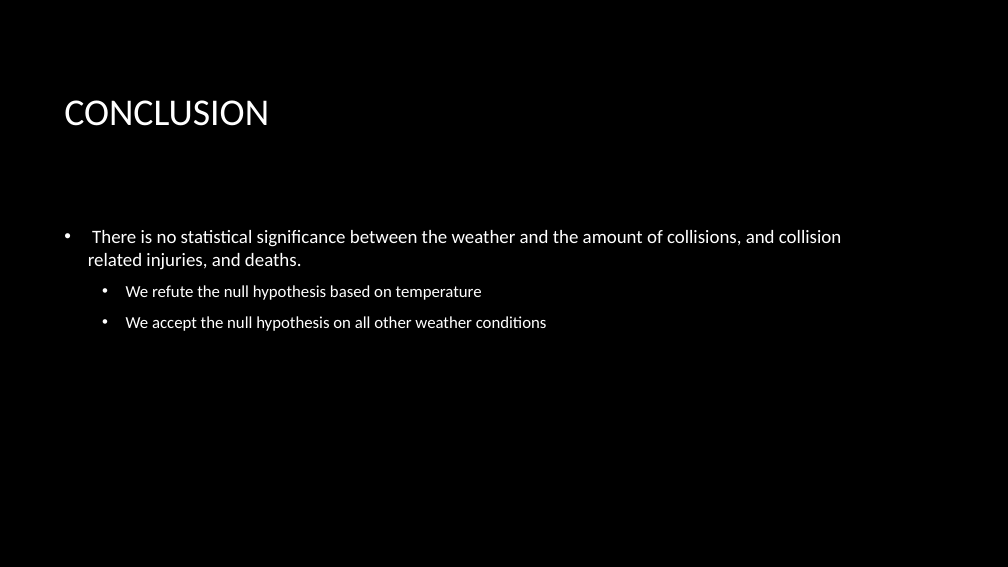
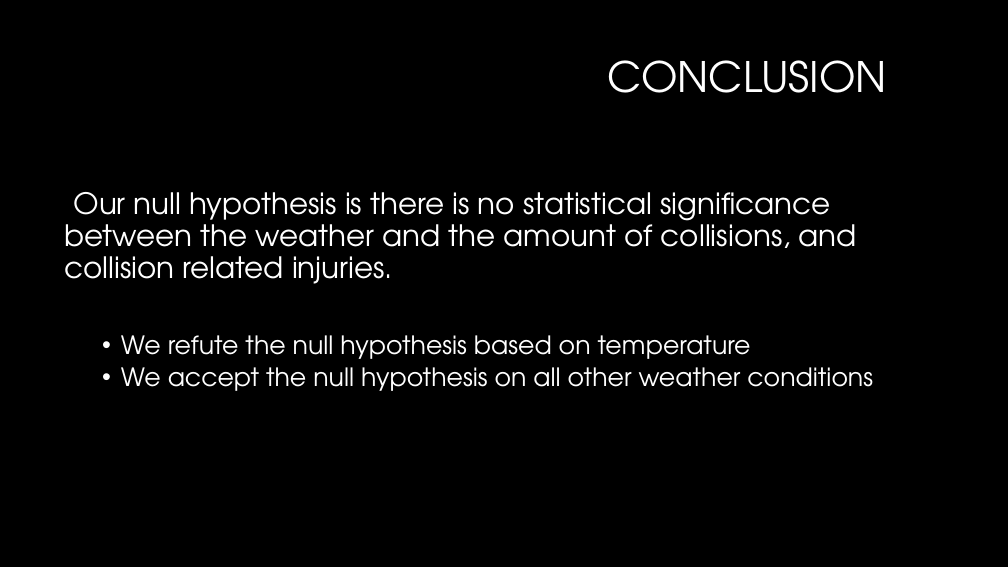
Before and after one commit to huntercash/ProjectOne, a slide deck: slide 19 of reports/Presentation1.pptx. Drawn at 1008x567 pixels with LibreOffice and Linux fonts; fonts in the diff are those of the drawing; background and template pictures are left out. Boxes give left, top, right and bottom in pixels: in the first picture for what was removed or moved away, otherwise in the second. Text is boxed around its words. In the diff, an @@ line names an element or a change of style, - is before the commit and + after.

```diff
--- a/reports/Presentation1.pptx
+++ b/reports/Presentation1.pptx
@@ title "CONCLUSION": place and size @@
-title "CONCLUSION" at box(64, 100, 269, 126)
+title "CONCLUSION" at box(608, 60, 887, 93)
@@ title "CONCLUSION" at box(608, 60, 887, 93): size 36 to 40 pt, font Calibri to TeX Gyre Adventor; alignment left to right; line spacing 1 to 0.9 @@
@@ text "Our null hypothesis is there ..." at box(64, 192, 873, 391): vertical alignment middle to top @@
@@ text at box(64, 192, 857, 284): text changed; size 18 to 28 pt; font Calibri to TeX Gyre Adventor @@
-• There is no statistical significance between the weather and the amount of collisions, and collision related injuries, and deaths.
+Our null hypothesis is there is no statistical significance between the weather and the amount of collisions, and collision related injuries.
@@ text at box(121, 335, 873, 391): size 16 to 24 pt, font Calibri to TeX Gyre Adventor in "We refute the null hypothesis based on ...", "We accept the null hypothesis on all ..."; indent changed; line spacing 1 to 0.9; less space between paragraphs @@
```
Also in this commit, not shown: 18 other slides changed, 2 slides added, 2 slides removed, 19 other files.
